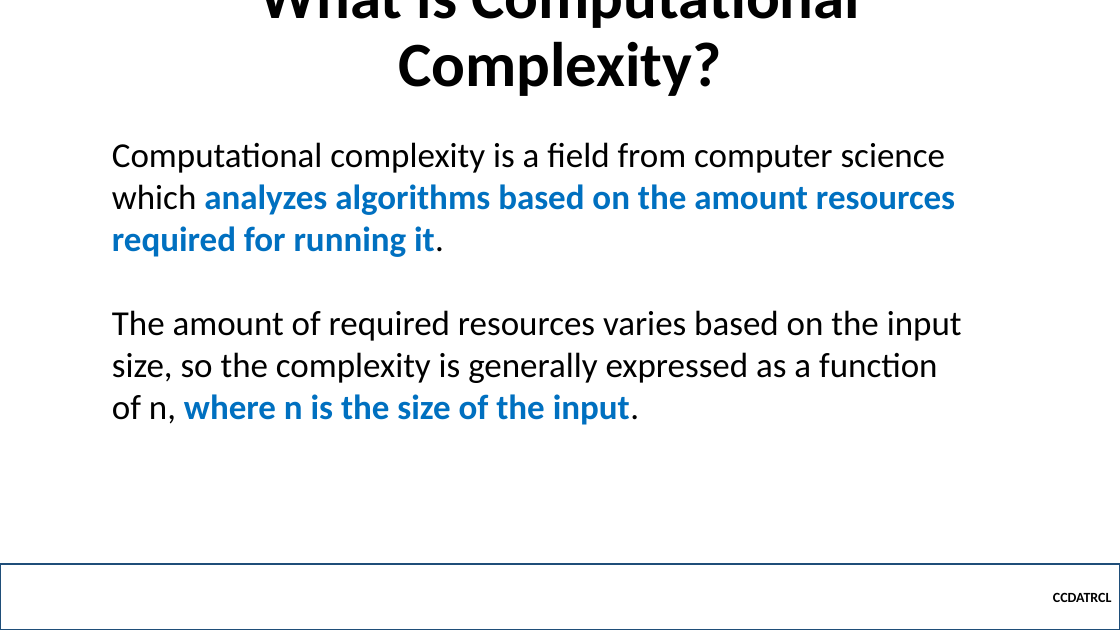
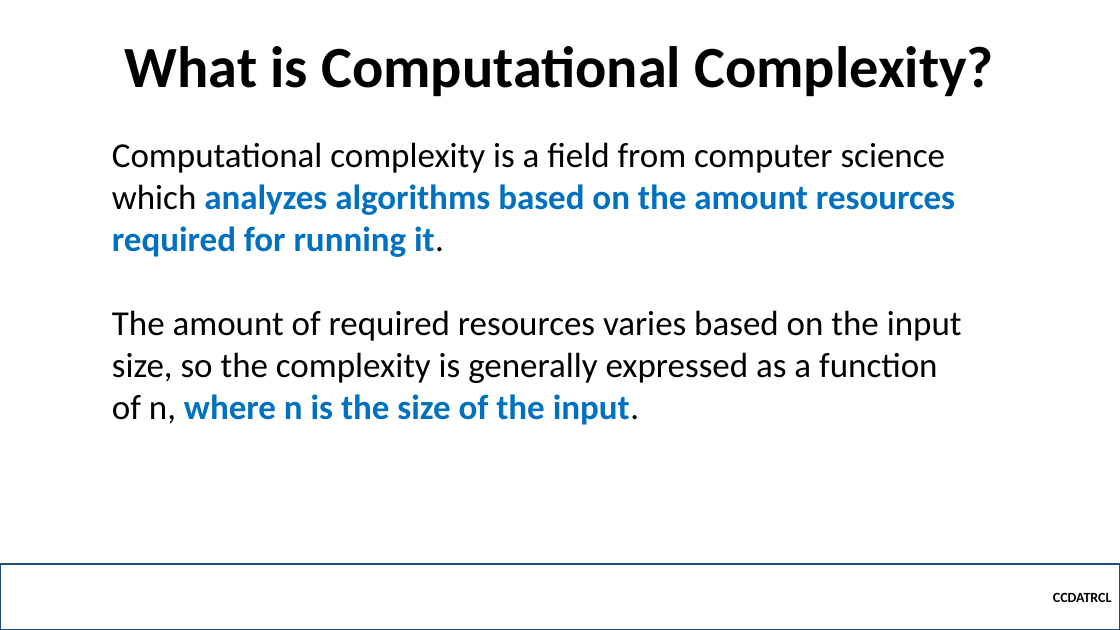
Before and after one commit to robitussin/CCDATRCL, a slide deck: slide 2 of 5 - Sorting Algorithms/Computational Complexity.pptx. Drawn at 1120x630 pixels with LibreOffice and Linux fonts; fonts in the diff are those of the drawing; background and template pictures are left out. Boxes give left, top, right and bottom in pixels: in the first picture for what was removed or moved away, otherwise in the second. Text is boxed around its words. In the diff, an @@ line names an element or a change of style, - is before the commit and + after.

```diff
--- a/5 - Sorting Algorithms/Computational Complexity.pptx
+++ b/5 - Sorting Algorithms/Computational Complexity.pptx
@@ title "What is Computational Complexity?" at box(125, 46, 994, 97): size 54 to 50 pt @@
```
Also in this commit, not shown: 1 other slide changed, 2 other files.
